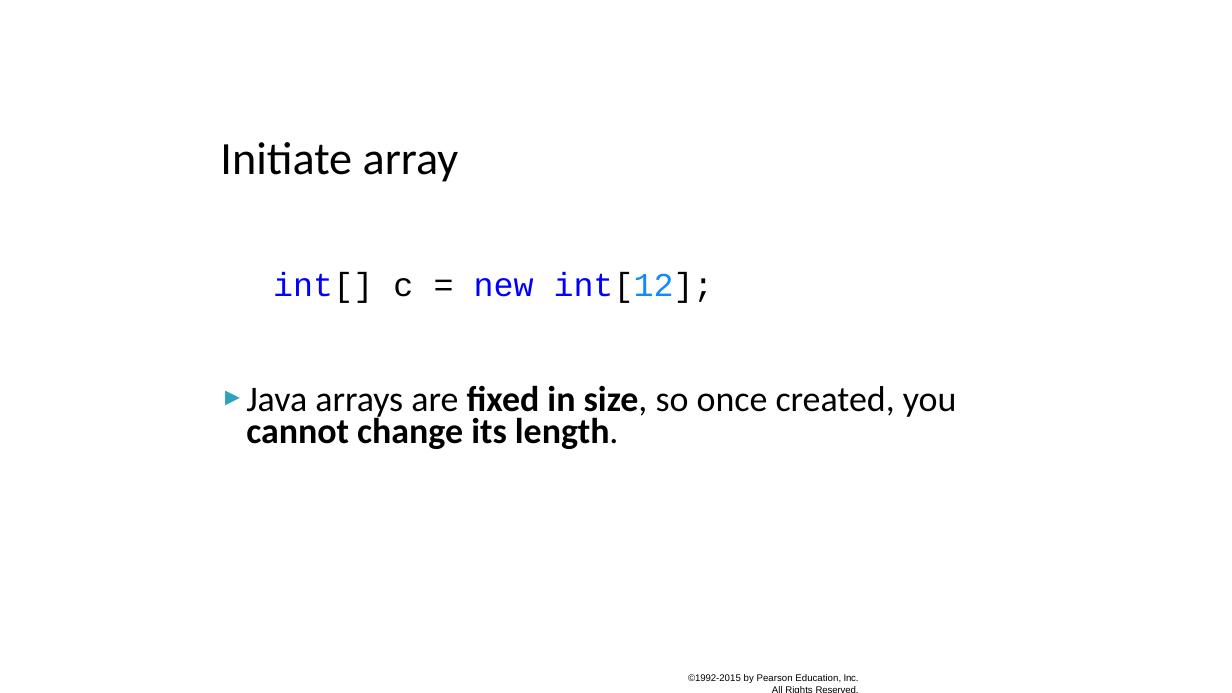
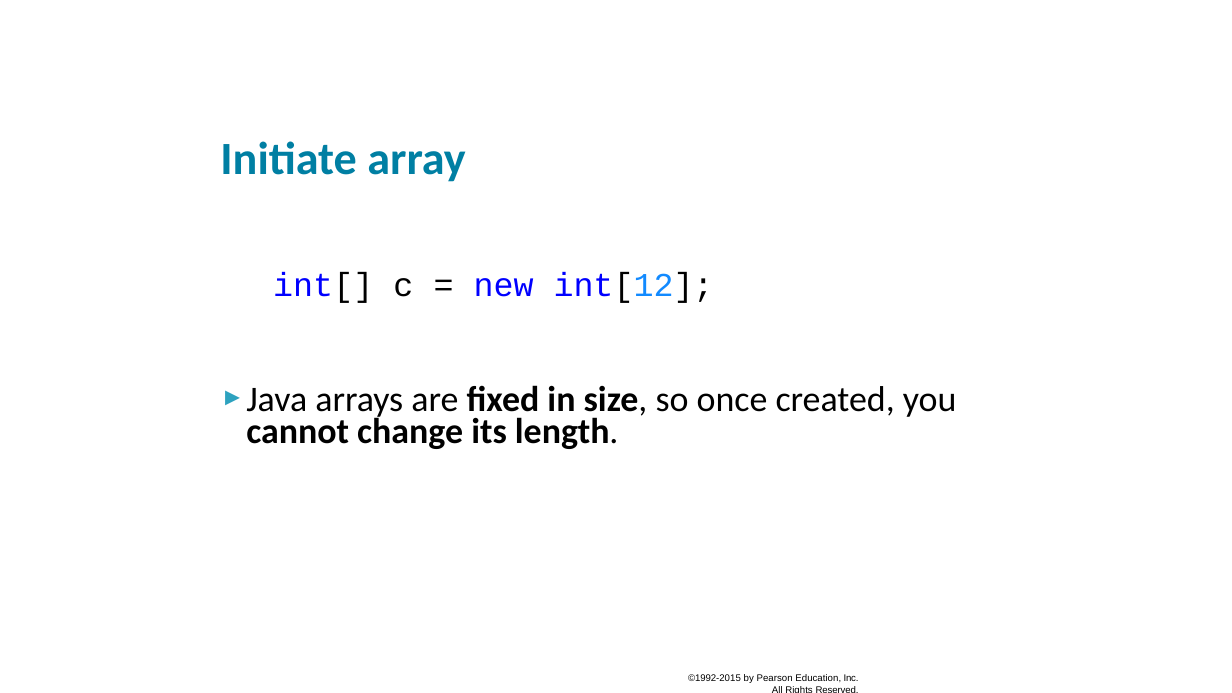
Before and after one commit to xiaoleibi/DMU26, a slide deck: slide 8 of ppt/uge40LoopsPartII.pptx (slide 7 before the commit). Drawn at 1232x693 pixels with LibreOffice and Linux fonts; fonts in the diff are those of the drawing. Boxes give left, top, right and bottom in pixels: in the first picture for what was removed or moved away, otherwise in the second. Text is boxed around its words. In the diff, an @@ line names an element or a change of style, - is before the commit and + after.

```diff
--- a/ppt/uge40LoopsPartII.pptx
+++ b/ppt/uge40LoopsPartII.pptx
@@ text at (220,141,465,182): text colour #000000 to #007FA3, bold on in "Initiate array" @@
```
Also in this commit, not shown: 4 other slides changed, 1 slide added, 2 other files.
